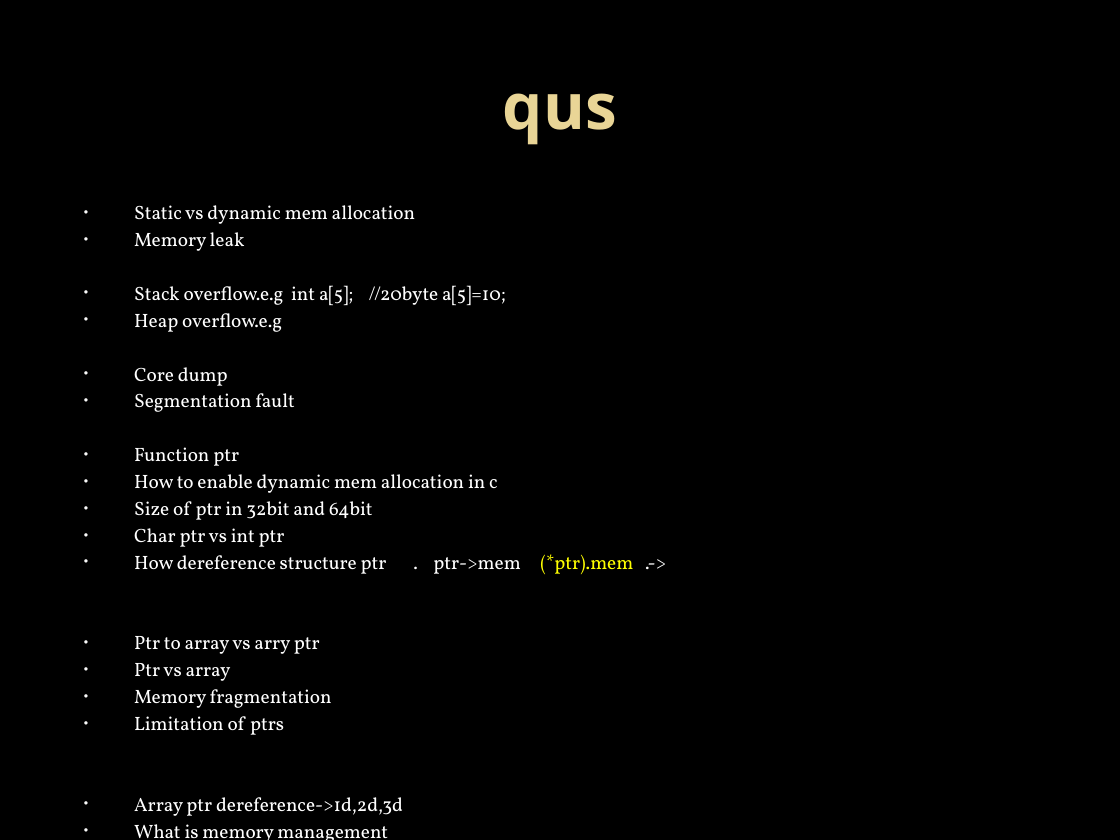
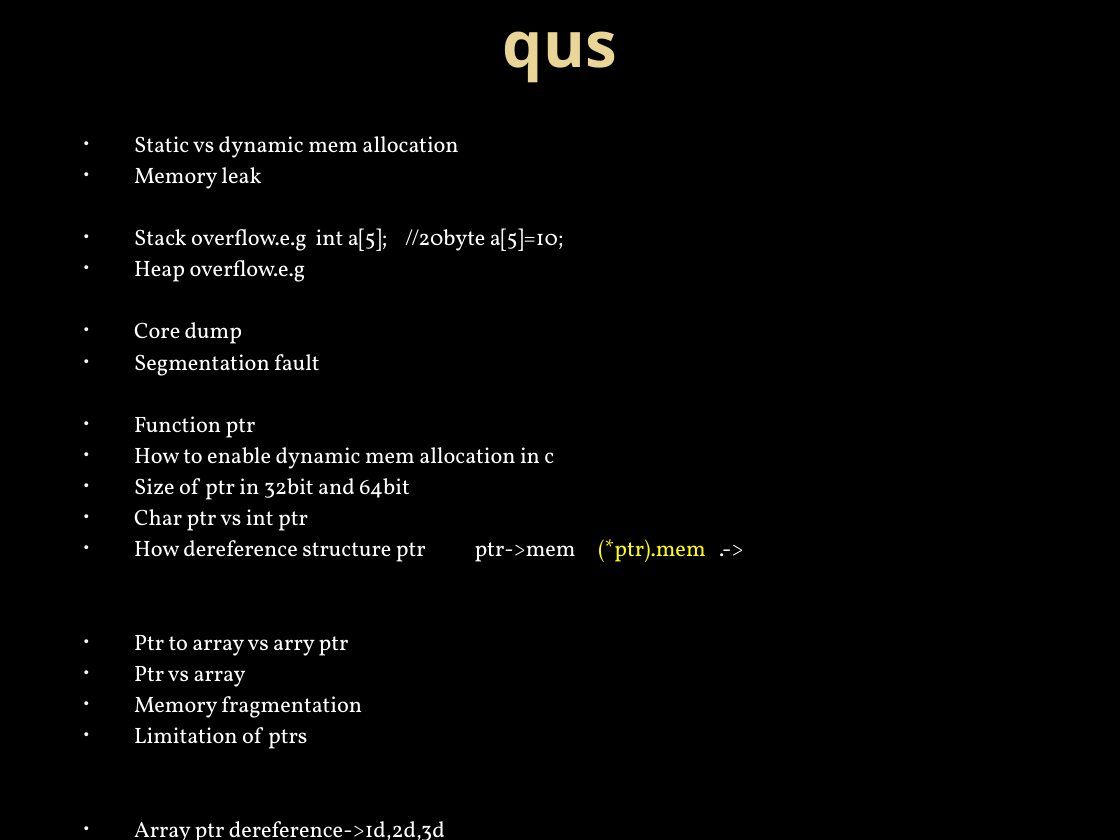
Before and after one commit to Mahesh-7/C_Programs, a slide deck: slide 7 of PPT/pointers.pptx (slide 6 before the commit). Drawn at 1120x840 pixels with LibreOffice and Linux fonts; fonts in the diff are those of the drawing; background and template pictures are left out. Boxes give left, top, right and bottom in pixels: in the first picture for what was removed or moved away, otherwise in the second. Text is boxed around its words. In the diff, an @@ line names an element or a change of style, - is before the commit and + after.

```diff
--- a/PPT/pointers.pptx
+++ b/PPT/pointers.pptx
@@ title "qus": place and size @@
-title "qus" at (503,93,617,145)
+title "qus" at (503,31,617,83)
@@ text "Static vs dynamic mem allocation": place and size @@
-text "Static vs dynamic mem allocation" at (134,205,521,816)
+text "Static vs dynamic mem allocation" at (134,136,576,840)
@@ text at (134,136,564,840): size 12.3 to 14.3 pt in "Static vs dynamic mem allocation", "Memory leak", "Stack overflow.e.g int a[5]; //20byte a[5]=10;", "Heap overflow.e.g" and 13 more places @@
@@ text at (134,540,576,651): text changed; size 12.3 to 14.3 pt @@
-• How dereference structure ptr . ptr->mem (*ptr).mem .->
+• How dereference structure ptr ptr->mem (*ptr).mem .->
```
Also in this commit, not shown: 1 other slide changed, 1 slide added.
